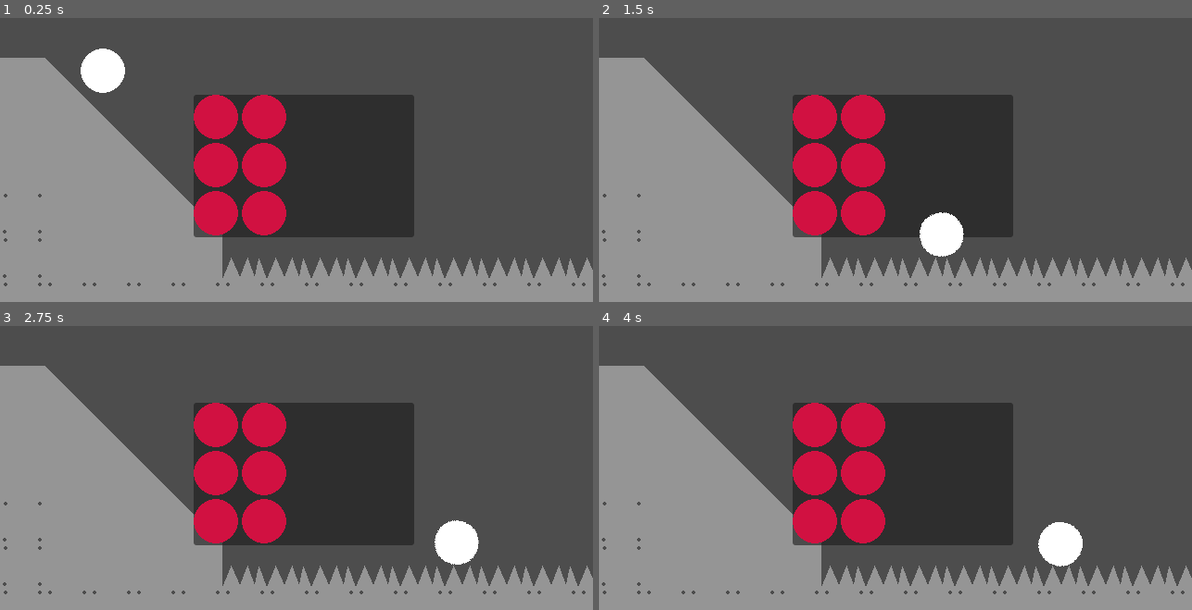
Above: before the commit, frames 1-4 (two rows, left to right).
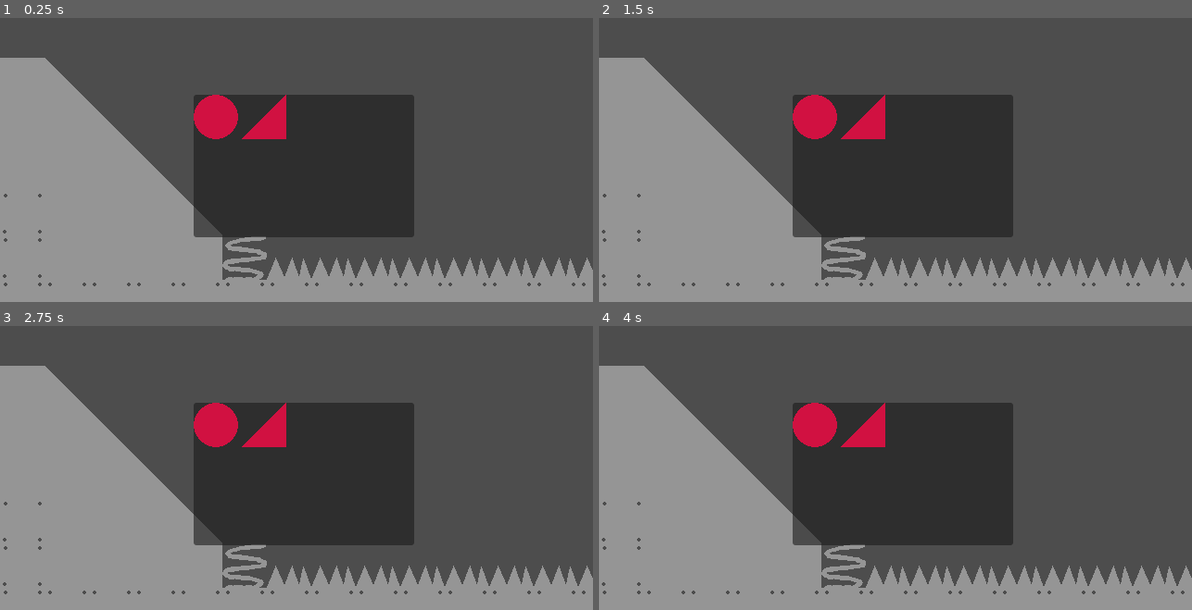
Above: after the commit, the same moments.

Repository: Akraja007/project
Game: Godot game, scene res://main.tscn
Same seed, same stepped clock (60 frames per second), same inputs: the game is played once before the commit and once after it.
Inputs (mouse positions are in pixels of both pictures, inside the frame that each line leads up to):
- Up to frame 1 (0.25 s): no input
- Up to frame 2 (1.5 s): move the mouse to (1025, 120) at 0.52 s; press the mouse at (1025, 120) at 0.53 s; release the mouse at (1025, 120) at 1.25 s; drag from (776, 151) to (865, 202) at 1.27 s
- Up to frame 3 (2.75 s): move the mouse to (355, 371) at 2.02 s; press the mouse at (355, 371) at 2.03 s
- Up to frame 4 (4 s): release the mouse at (954, 371) at 2.75 s; drag from (865, 510) to (717, 394) at 2.77 s; move the mouse to (1073, 493) at 3.52 s; press the mouse at (1073, 493) at 3.53 s

The runs differ from the first frame. In frame 1, 5.6% of the frame differs, in the area x 13-49%, y 10-93%; in frame 2, 5.6%; in frame 3, 5.6%; in frame 4, 5.6%.

Commit message:
fixed all

Diff:
--- a/OBJECT.gd
+++ b/OBJECT.gd
@@ -3,3 +3,6 @@
 @export var texture :Texture2D
 @export var coordinate :Vector2i =Vector2.ZERO
 @export var id :int =0
+var draging:bool = false
+var is_placed :bool =false
+var mouse_pos :Vector2
--- /dev/null
+++ b/OBJ_data/ball_data.tres
@@ -0,0 +1,10 @@
+[gd_resource type="Resource" script_class="OBJ" load_steps=3 format=3 uid="uid://c0iurut7vqnhk"]
+
+[ext_resource type="Script" path="res://OBJECT.gd" id="1_bxnjv"]
+[ext_resource type="Texture2D" uid="uid://cg7pbo6knxf72" path="res://art/ball.png" id="2_hjdp8"]
+
+[resource]
+script = ExtResource("1_bxnjv")
+texture = ExtResource("2_hjdp8")
+coordinate = Vector2i(0, 0)
+id = 0
--- a/OBJ_data/block.tres
+++ /dev/null
@@ -1,10 +0,0 @@
-[gd_resource type="Resource" script_class="OBJ" load_steps=3 format=3 uid="uid://bkisbgdqpjxrq"]
-
-[ext_resource type="Script" path="res://OBJECT.gd" id="1_hpb01"]
-[ext_resource type="Texture2D" uid="uid://cg7pbo6knxf72" path="res://art/ball.png" id="2_so8f1"]
-
-[resource]
-script = ExtResource("1_hpb01")
-texture = ExtResource("2_so8f1")
-coordinate = Vector2i(0, 0)
-id = 0
--- /dev/null
+++ b/OBJ_data/righ_data.tres
@@ -0,0 +1,10 @@
+[gd_resource type="Resource" script_class="OBJ" load_steps=3 format=3 uid="uid://ch1s3n3y8f5bv"]
+
+[ext_resource type="Script" path="res://OBJECT.gd" id="1_0lfuy"]
+[ext_resource type="Texture2D" uid="uid://b83rw6i26argl" path="res://art/right bottem.png" id="2_jhnes"]
+
+[resource]
+script = ExtResource("1_0lfuy")
+texture = ExtResource("2_jhnes")
+coordinate = Vector2i(0, 0)
+id = 2
--- a/TileMap.gd
+++ b/TileMap.gd
@@ -1,9 +1,13 @@
 extends TileMap
+@onready var ball_scene = preload("res://ball.tscn")
+var mouse_pos:Vector2
 
-var ondrag :bool =false
-
-
-func _input(event):
-	if event.is_action_pressed("select") and ondrag:
-		var clicked_cell: Vector2i = local_to_map(get_local_mouse_position())
-		set_cell(0,clicked_cell,1,Vector2.ONE)
+func _on_sloat_on_drag(data):
+	mouse_pos=local_to_map(data.mouse_pos)
+	if not data.id== 0:
+		set_cell(0,mouse_pos,data.id,data.coordinate,2)
+	else :
+		var ball = ball_scene.instantiate()
+		get_parent().add_child(ball)
+		ball.position = data.mouse_pos
+	pass # Replace with function body.
--- a/main.tscn
+++ b/main.tscn
@@ -6,9 +6,10 @@
 [ext_resource type="Texture2D" uid="uid://b83rw6i26argl" path="res://art/right bottem.png" id="3_2wh7j"]
 [ext_resource type="Texture2D" uid="uid://cd3wfnlhxha46" path="res://art/spikl.png" id="4_kxa07"]
 [ext_resource type="Texture2D" uid="uid://qmrkqe17tqlk" path="res://art/springl.png" id="5_2jsc6"]
-[ext_resource type="PackedScene" uid="uid://mhesquaijfb2" path="res://ball.tscn" id="8_ep281"]
-[ext_resource type="Script" path="res://sloat.gd" id="8_ub4w5"]
-[ext_resource type="Resource" uid="uid://bkisbgdqpjxrq" path="res://OBJ_data/block.tres" id="8_w40s7"]
+[ext_resource type="PackedScene" uid="uid://dgyrkuieracf1" path="res://spring.tscn" id="6_2g6ek"]
+[ext_resource type="Script" path="res://sloat1.gd" id="7_cej5t"]
+[ext_resource type="Resource" uid="uid://c0iurut7vqnhk" path="res://OBJ_data/ball_data.tres" id="8_n7nym"]
+[ext_resource type="Resource" uid="uid://ch1s3n3y8f5bv" path="res://OBJ_data/righ_data.tres" id="9_l3pef"]
 
 [sub_resource type="TileSetAtlasSource" id="TileSetAtlasSource_ltlf5"]
 texture = ExtResource("1_gtt6q")
@@ -67,6 +68,9 @@
 0:0/0/physics_layer_0/angular_velocity = 0.0
 0:0/0/physics_layer_0/polygon_0/points = PackedVector2Array(-24, -24, 24, -24, 24, 24, -24, 24)
 
+[sub_resource type="TileSetScenesCollectionSource" id="TileSetScenesCollectionSource_8yvfb"]
+scenes/6/scene = ExtResource("6_2g6ek")
+
 [sub_resource type="TileSet" id="TileSet_f7kru"]
 tile_size = Vector2i(48, 48)
 physics_layer_0/collision_layer = 1
@@ -75,6 +79,7 @@
 sources/2 = SubResource("TileSetAtlasSource_osxyi")
 sources/3 = SubResource("TileSetAtlasSource_g6ypj")
 sources/4 = SubResource("TileSetAtlasSource_jueuv")
+sources/5 = SubResource("TileSetScenesCollectionSource_8yvfb")
 
 [node name="main" type="Node2D"]
 
@@ -82,7 +87,7 @@
 modulate = Color(0.584314, 0.584314, 0.584314, 1)
 tile_set = SubResource("TileSet_f7kru")
 format = 2
-layer_0/tile_data = PackedInt32Array(327680, 1, 0, 393216, 1 …(110 unchanged characters)…  1, 0, 458760, 1, 0, 458761, 1, 0, 458762, 1, 0, 458763, 1, 0, 458764, 1, 0, 458765, 1, 0, 393221, 3, 0, 393222, 3, 0, 393223, 3, 0, 393224, 3, 0, 393225, 3, 0, 393226, 3, 0, 393227, 3, 0, 393228, 3, 0, 393229, 3, 0, 393220, 0, 0, 393219, 0, 0, 393218, 0, 0, 393217, 0, 0, 327681, 0, 0, 327682, 0, 0, 327683, 0, 0, 262146, 0, 0, 262145, 0, 0, 196609, 0, 0, 196608, 0, 0, 262143, 0, 0, 262144, 0, 0, 327679, 0, 0, 393215, 0, 0, 458751, 0, 0, 524287, 0, 0, 327684, 2, 131072, 262147, 2, 131072, 196610, 2, 131072, 131073, 2, 131072, 131072, 0, 0, 196607, 0, 0, 131071, 0, 0)
+layer_0/tile_data = PackedInt32Array(327680, 1, 0, 393216, 1 …(110 unchanged characters)…  1, 0, 458760, 1, 0, 458761, 1, 0, 458763, 1, 0, 458764, 1, 0, 458765, 1, 0, 393221, 5, 393216, 393222, 3, 0, 393223, 3, 0, 393224, 3, 0, 393225, 3, 0, 393226, 3, 0, 393227, 3, 0, 393228, 3, 0, 393229, 3, 0, 393220, 0, 0, 393219, 0, 0, 393218, 0, 0, 393217, 0, 0, 327681, 0, 0, 327682, 0, 0, 327683, 0, 0, 262146, 0, 0, 262145, 0, 0, 196609, 0, 0, 196608, 0, 0, 262143, 0, 0, 262144, 0, 0, 327679, 0, 0, 393215, 0, 0, 458751, 0, 0, 524287, 0, 0, 327684, 2, 131072, 262147, 2, 131072, 196610, 2, 131072, 131073, 2, 131072, 131072, 0, 0, 196607, 0, 0, 131071, 0, 0, 458762, 1, 0)
 script = ExtResource("2_2vsd3")
 
 [node name="Control" type="Control" parent="."]
@@ -106,35 +111,17 @@
 offset_bottom = 155.0
 columns = 2
 
-[node name="TextureRect1" type="TextureRect" parent="Control/Panel/GridContainer"]
+[node name="sloat1" type="TextureRect" parent="Control/Panel/GridContainer"]
 layout_mode = 2
-script = ExtResource("8_ub4w5")
-data = ExtResource("8_w40s7")
+script = ExtResource("7_cej5t")
+data = ExtResource("8_n7nym")
 
-[node name="TextureRect2" type="TextureRect" parent="Control/Panel/GridContainer"]
+[node name="sloat2" type="TextureRect" parent="Control/Panel/GridContainer"]
 layout_mode = 2
-script = ExtResource("8_ub4w5")
-data = ExtResource("8_w40s7")
+script = ExtResource("7_cej5t")
+data = ExtResource("9_l3pef")
 
-[node name="TextureRect3" type="TextureRect" parent="Control/Panel/GridContainer"]
-layout_mode = 2
-script = ExtResource("8_ub4w5")
-data = ExtResource("8_w40s7")
-
-[node name="TextureRect4" type="TextureRect" parent="Control/Panel/GridContainer"]
-layout_mode = 2
-script = ExtResource("8_ub4w5")
-data = ExtResource("8_w40s7")
-
-[node name="TextureRect5" type="TextureRect" parent="Control/Panel/GridContainer"]
-layout_mode = 2
-script = ExtResource("8_ub4w5")
-data = ExtResource("8_w40s7")
-
-[node name="TextureRect6" type="TextureRect" parent="Control/Panel/GridContainer"]
-layout_mode = 2
-script = ExtResource("8_ub4w5")
-data = ExtResource("8_w40s7")
-
-[node name="ball" parent="." instance=ExtResource("8_ep281")]
-position = Vector2(111, 82)
+[connection signal="gui_input" from="Control/Panel/GridContainer/sloat1" to="Control/Panel/GridContainer/sloat1" method="_on_gui_input"]
+[connection signal="on_drag" from="Control/Panel/GridContainer/sloat1" to="TileMap" method="_on_sloat_on_drag"]
+[connection signal="gui_input" from="Control/Panel/GridContainer/sloat2" to="Control/Panel/GridContainer/sloat2" method="_on_gui_input"]
+[connection signal="on_drag" from="Control/Panel/GridContainer/sloat2" to="TileMap" method="_on_sloat_on_drag"]
--- a/sloat.gd
+++ /dev/null
@@ -1,13 +0,0 @@
-extends TextureRect
-
-@export var data :OBJ
-signal sent_dat
-# Called when the node enters the scene tree for the first time.
-func _ready():
-	texture=data.texture
-	pass # Replace with function body.
-
-
-# Called every frame. 'delta' is the elapsed time since the previous frame.
-func _process(delta):
-	pass
--- /dev/null
+++ b/sloat1.gd
@@ -0,0 +1,28 @@
+extends TextureRect
+
+@export var data :OBJ =null
+signal on_drag(data:OBJ)
+var DATA:int
+
+func _ready():
+	texture=data.texture
+	pass
+
+func _process(delta):
+	if data.is_placed:
+		texture=null
+	pass
+
+func _on_gui_input(event):
+	if event.is_action_pressed("select"):
+		data.draging = true
+		data.is_placed = true
+
+	pass
+
+func _input(event):
+	if data.draging:
+		if event.is_action_released("select"):
+			data.mouse_pos = get_global_mouse_position()
+			data.draging = false
+			on_drag.emit(data)
--- /dev/null
+++ b/spring.gd
@@ -0,0 +1,6 @@
+extends Area2D
+
+
+func _on_body_entered(body):
+
+	pass
--- /dev/null
+++ b/spring.tscn
@@ -0,0 +1,19 @@
+[gd_scene load_steps=4 format=3 uid="uid://dgyrkuieracf1"]
+
+[ext_resource type="Script" path="res://spring.gd" id="1_1xeup"]
+[ext_resource type="Texture2D" uid="uid://qmrkqe17tqlk" path="res://art/springl.png" id="1_ddfxn"]
+
+[sub_resource type="RectangleShape2D" id="RectangleShape2D_23fuh"]
+size = Vector2(48, 47)
+
+[node name="spring" type="Area2D"]
+script = ExtResource("1_1xeup")
+
+[node name="CollisionShape2D" type="CollisionShape2D" parent="."]
+position = Vector2(0, 0.5)
+shape = SubResource("RectangleShape2D_23fuh")
+
+[node name="Sprite2D" type="Sprite2D" parent="."]
+texture = ExtResource("1_ddfxn")
+
+[connection signal="body_entered" from="." to="." method="_on_body_entered"]
Not shown: 1 places in main.tscn that only renumber resources
